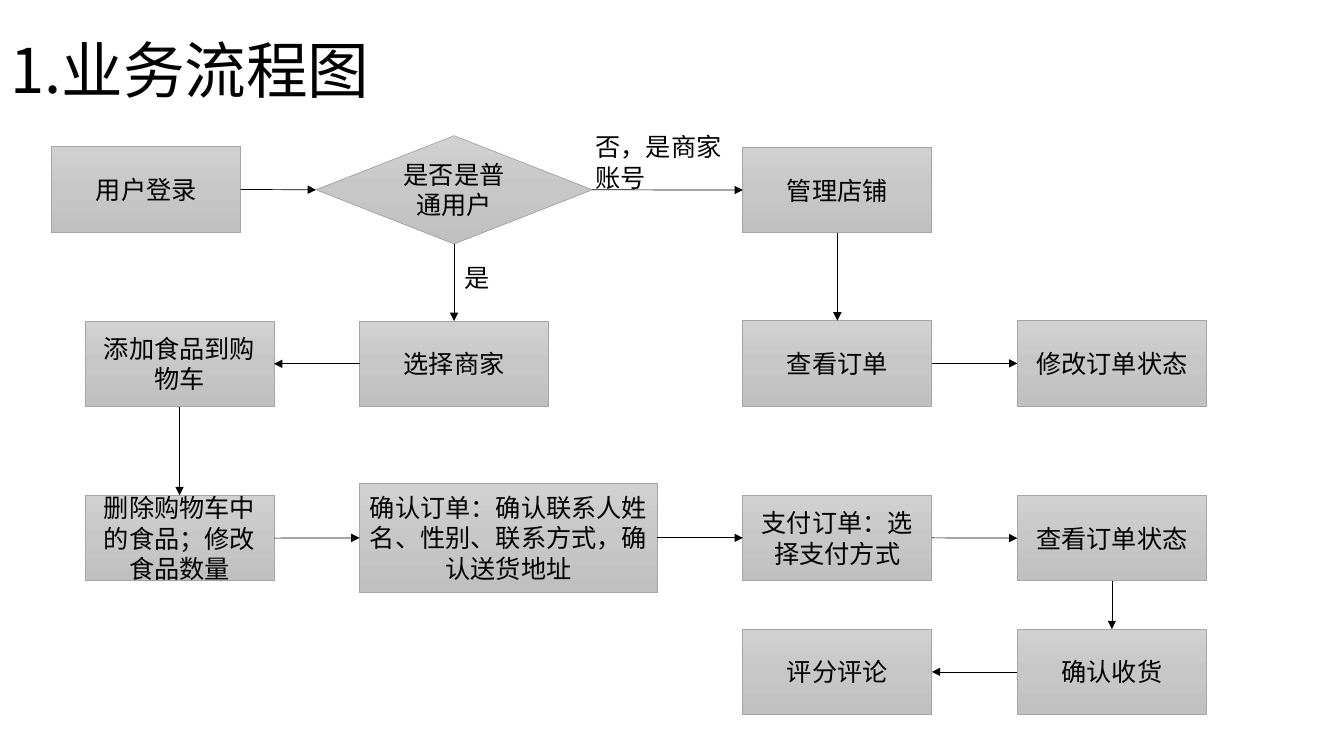
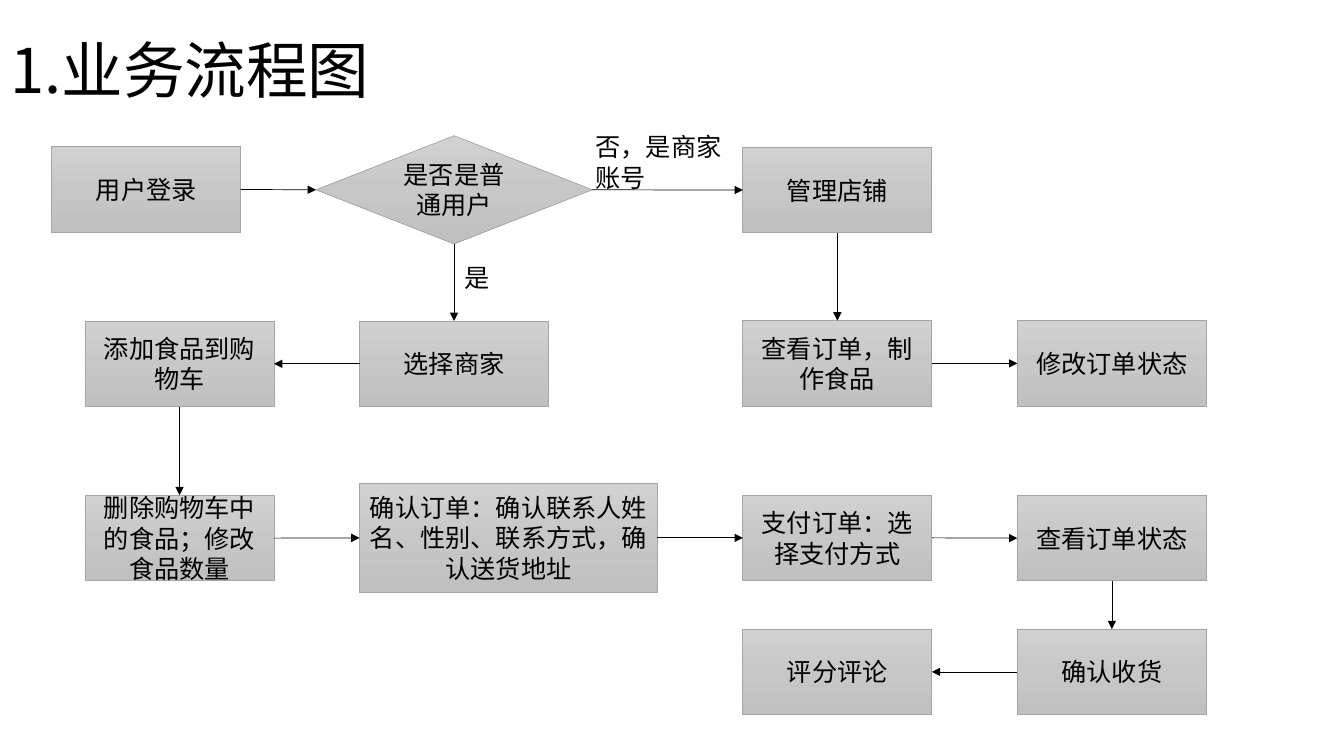
Before and after one commit to qmzhn1912/professional-training, a slide deck: slide 2 of 【项目成果物】第11组-hungry/03.项目文件/06.图表.pptx. Drawn at 1344x756 pixels with LibreOffice and Linux fonts; fonts in the diff are those of the drawing. Boxes give left, top, right and bottom in pixels: in the first picture for what was removed or moved away, otherwise in the second. Text is boxed around its words. In the diff, an @@ line names an element or a change of style, - is before the commit and + after.

Commit message:
修改文档

```diff
--- a/【项目成果物】第11组-hungry/03.项目文件/06.图表.pptx
+++ b/【项目成果物】第11组-hungry/03.项目文件/06.图表.pptx
@@ text in rectangle at (762, 337, 913, 390): text changed @@
-查看订单
+查看订单，制作食品
```
